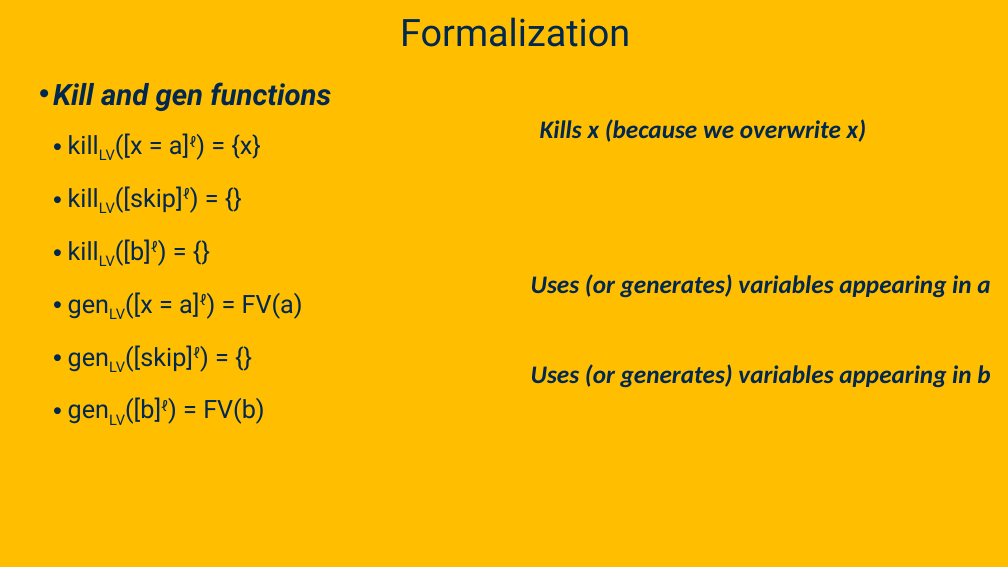
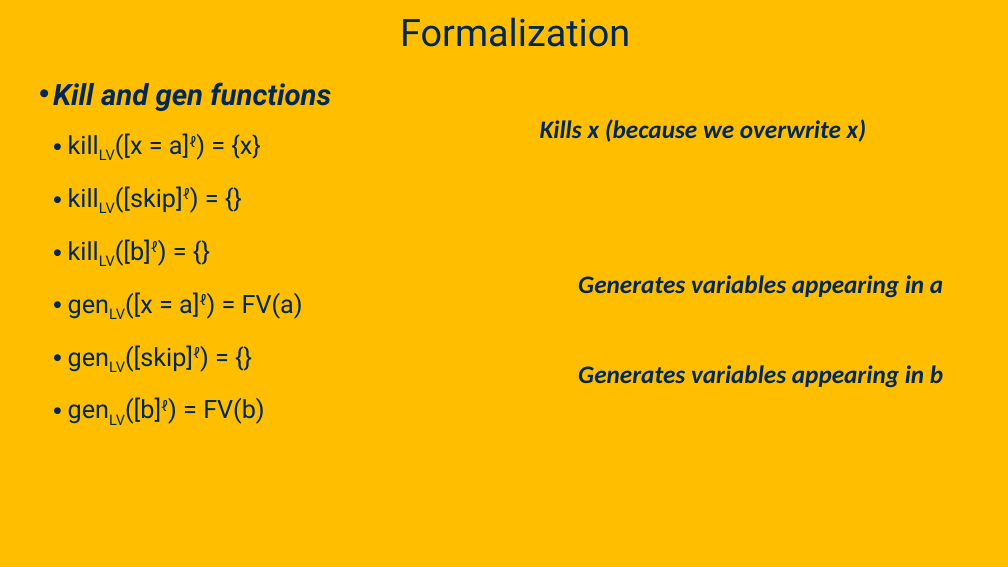
Before and after one commit to davsec-teaching/ECS289C-Spring2025, a slide deck: slide 56 of slides/3_data_flow_analysis.pptx (slide 52 before the commit). Drawn at 1008x567 pixels with LibreOffice and Linux fonts; fonts in the diff are those of the drawing; background and template pictures are left out. Boxes give left, top, right and bottom in pixels: in the first picture for what was removed or moved away, otherwise in the second. Text is boxed around its words. In the diff, an @@ line names an element or a change of style, - is before the commit and + after.

```diff
--- a/slides/3_data_flow_analysis.pptx
+++ b/slides/3_data_flow_analysis.pptx
@@ text at [578, 275, 943, 298]: text changed @@
-Uses (or generates) variables appearing in a
+Generates variables appearing in a
@@ text at [578, 365, 943, 388]: text changed @@
-Uses (or generates) variables appearing in b
+Generates variables appearing in b
```
Also in this commit, not shown: 50 other slides changed, 4 slides added.
